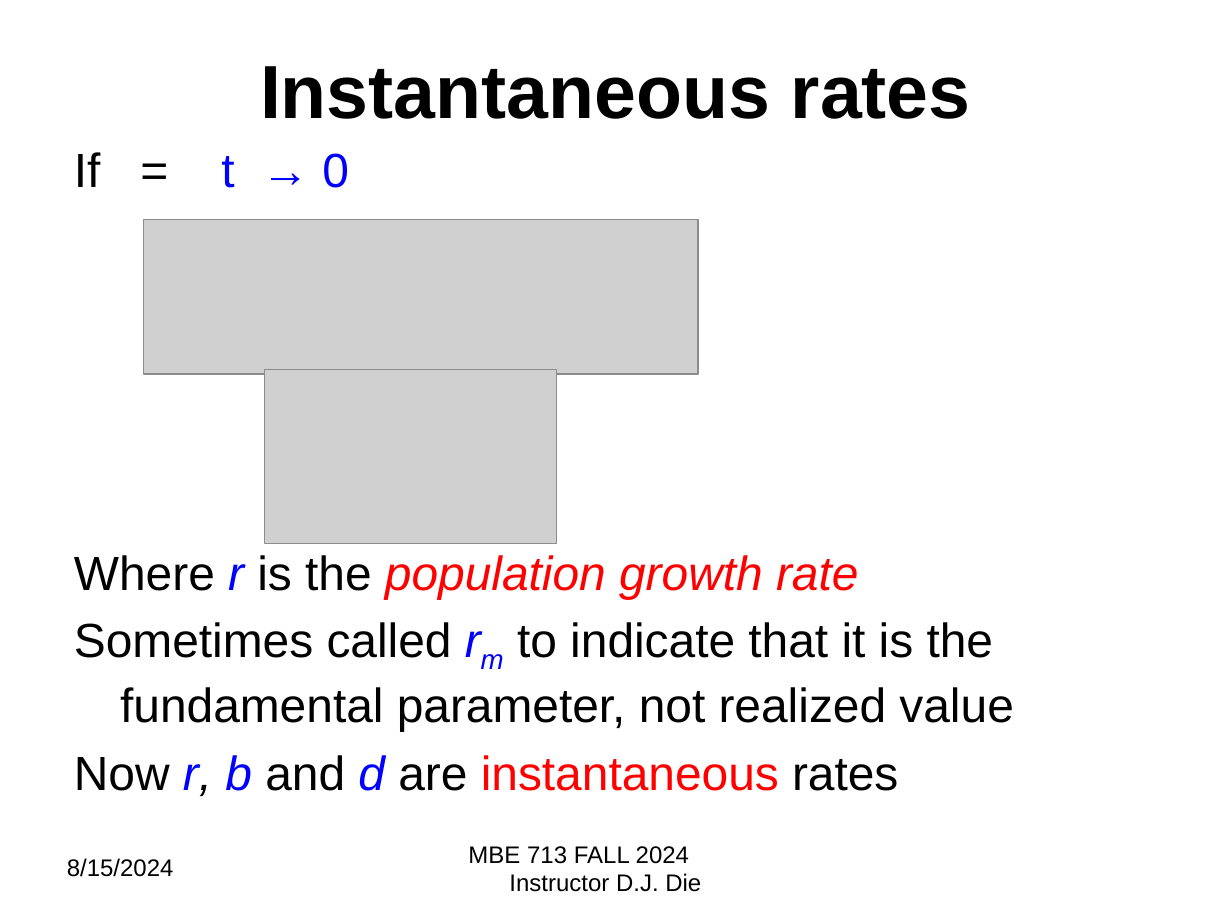
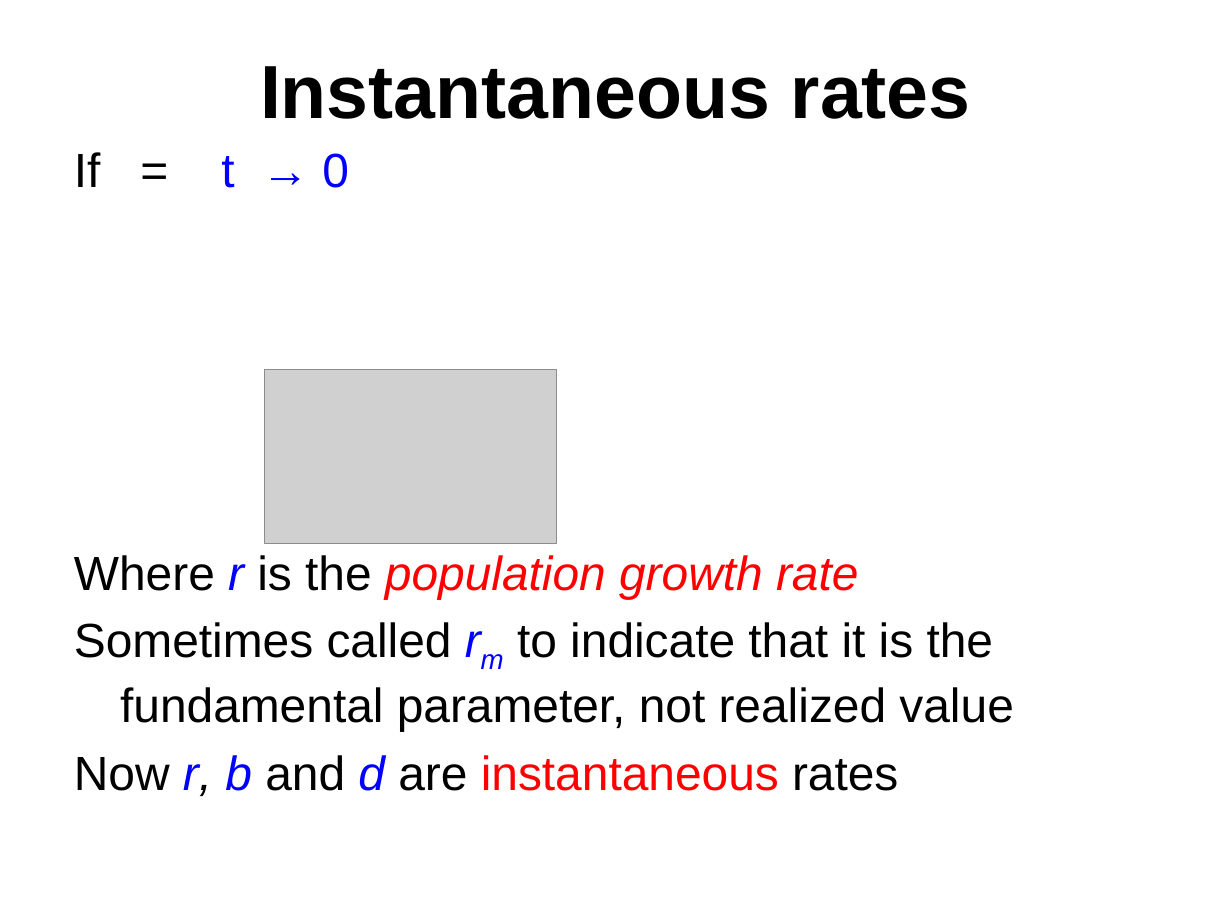
Before and after one commit to ebabcock/MBE713Population-Dynamics, a slide deck: slide 9 of Module3_exponential_growth/2.Exponential Growth.pptx (slide 7 before the commit). Drawn at 1232x924 pixels with LibreOffice and Linux fonts; fonts in the diff are those of the drawing; grey boxes stand for pictures. Boxes give left, top, right and bottom in pixels: in the first picture for what was removed or moved away, otherwise in the second. Text is boxed around its words. In the diff, an @@ line names an element or a change of style, - is before the commit and + after.

```diff
--- a/Module3_exponential_growth/2.Exponential Growth.pptx
+++ b/Module3_exponential_growth/2.Exponential Growth.pptx
@@ picture removed at bbox=[144, 219, 699, 375] @@
@@ text removed at bbox=[67, 858, 174, 877] @@
-8/15/2024
@@ text removed at bbox=[468, 846, 701, 892] @@
-MBE 713 FALL 2024 Instructor D.J. Die
```
Also in this commit, not shown: 7 other slides changed, 3 slides added, 1 slide removed, 25 other files.
